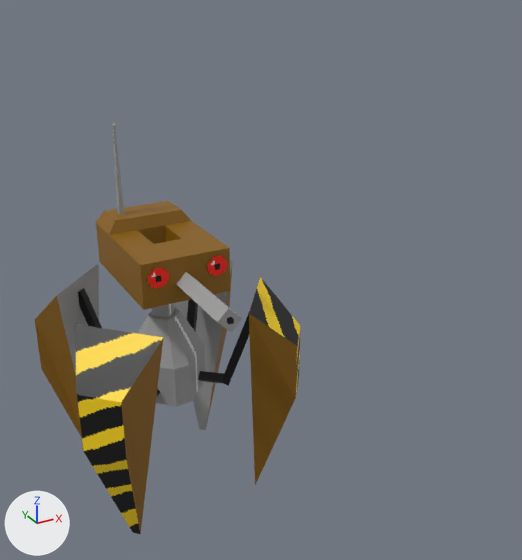
Before and after pictures for a commit that changed the Blender file assets/NPC/spider_turret/spider_turret.blend.
Rendered twice from a 50 mm camera at (-5.37, -14.5, 9.54) aimed at (2.47, -0.26, 2.42). Lighting does not change. The marker at lower left points along +X, +Y and +Z.
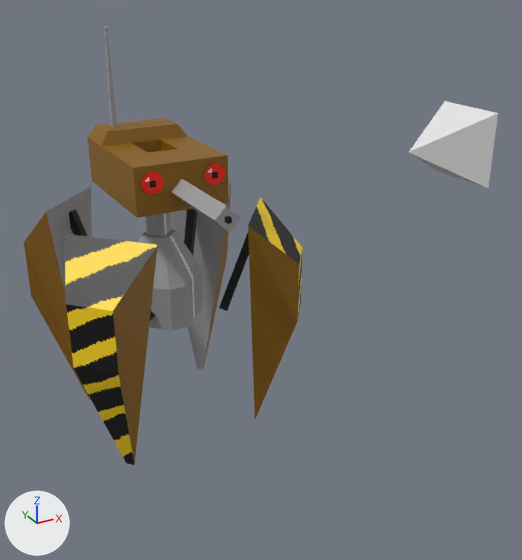
What changed in the scene script:
```text
Add me_cube_006:
    me_cube_006.from_pydata([(0.0, 0.0, 0.0), (2.0, -1.0, -1.0), (2.0, -1.0, 1.0), (2.0, 1.0, -1.0), (2.0, 1.0, 1.0)], [], [(0, 4, 3), (3, 4, 2, 1), (1, 2, 0), (0, 3, 1), (4, 0, 2)])
Change ob_base:
    ob_base.location: (0.0, 0.0, 0.0) -> (0.0, 0.0, 2.0)
Change ob_cube:
    ob_cube.location: (0.0, 0.0, 3.37) -> (0.0, 0.0, 5.37)
Change ob_cube_006:
    ob_cube_006.location: (1.04, 1.04, 0.32) -> (1.04, 1.04, 2.32)
Change ob_cube_007:
    ob_cube_007.location: (1.55, 1.55, 2.24) -> (1.55, 1.55, 4.24)
Change ob_cube_009:
    ob_cube_009.location: (-1.04, 1.04, 0.32) -> (-1.04, 1.04, 2.32)
Change ob_cube_010:
    ob_cube_010.location: (-1.55, 1.55, 2.24) -> (-1.55, 1.55, 4.24)
Remove ob_cube_011:
    ob_cube_011 = bpy.data.objects.new('Cube.011', me_cube_002)
    ob_cube_011.location = (0.8, -0.55, 0.32)
    ob_cube_011.rotation_euler = (0.0, 0.0, -0.689)  # degrees (0, 0, -39)
Change ob_cube_012:
    ob_cube_012.location: (1.19, -0.86, 0.32) -> (1.19, -0.86, 2.32)
Change ob_cube_013:
    ob_cube_013.location: (1.77, -1.29, 2.24) -> (1.77, -1.29, 4.24)
Change ob_cube_014:
    ob_cube_014.location: (-0.68, -0.69, 0.33) -> (-0.68, -0.69, 2.33)
Change ob_cube_016:
    ob_cube_016.location: (-1.57, -1.52, 2.24) -> (-1.57, -1.52, 4.24)
Change ob_cube_002:
    ob_cube_002.location: (0.0, 0.0, 3.48) -> (0.0, 0.0, 5.48)
Add ob_eye:
    ob_eye = bpy.data.objects.new('eye', me_cube_006)
    ob_eye.location = (7.0, 0.0, 5.0)
```

What differs and where, as boxes [x1, y1, x2, y2] in the pictures (522 x 560 px):
'Cube', moved: before [96, 122, 242, 332]; after [88, 25, 241, 233]
'Cube.016', moved: before [76, 324, 163, 534]; after [65, 234, 158, 465]
'Cube.013', moved: before [249, 277, 300, 485]; after [248, 197, 302, 419]
'Cube.010', moved: before [35, 264, 99, 436]; after [24, 187, 92, 400]
'base', moved: before [138, 308, 206, 406]; after [138, 229, 203, 331]
'Cube.007', moved: before [175, 260, 233, 430]; after [170, 183, 231, 370]
'eye', added: after [409, 101, 498, 188]
'Cube.002', moved: before [148, 255, 227, 289]; after [141, 163, 225, 195]
'Cube.012', moved: before [221, 313, 250, 386]; after [219, 233, 249, 311]
'Cube.009', moved: before [78, 288, 102, 328]; after [69, 210, 88, 237]
'Cube.006', moved: before [187, 299, 198, 332]; after [184, 209, 197, 255]
'Cube.011', deleted: before [198, 371, 226, 383]
'Cube.014', moved: before [157, 389, 160, 396]; after [150, 311, 155, 320]
